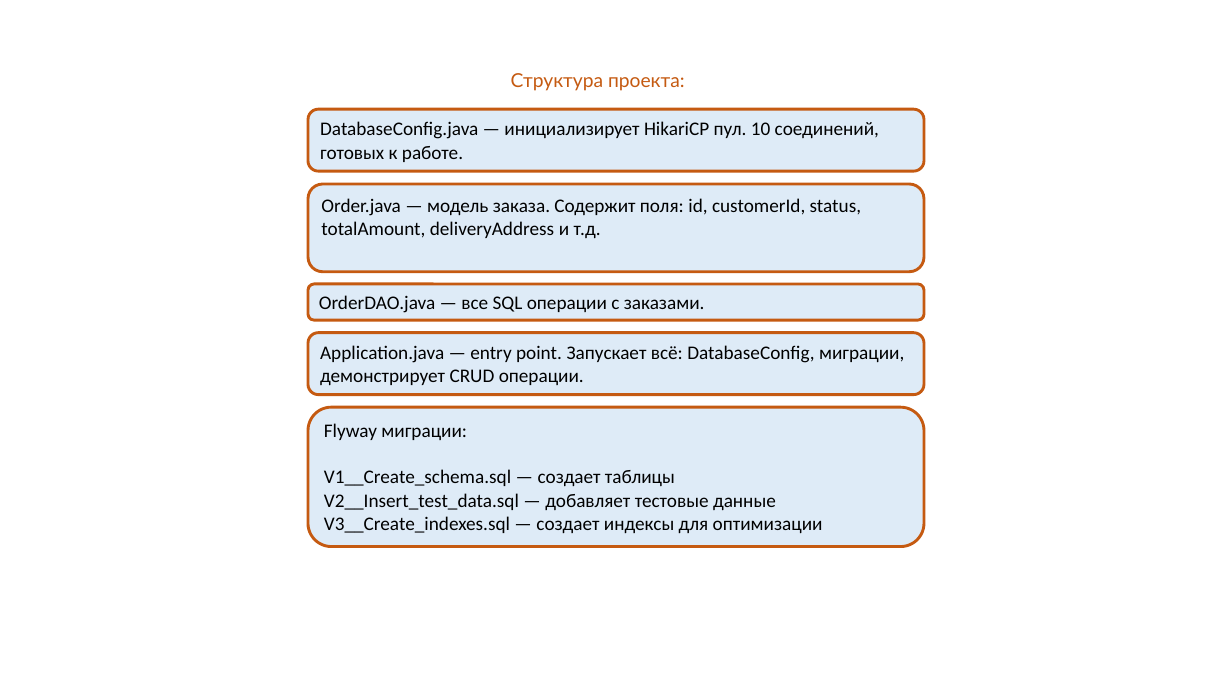
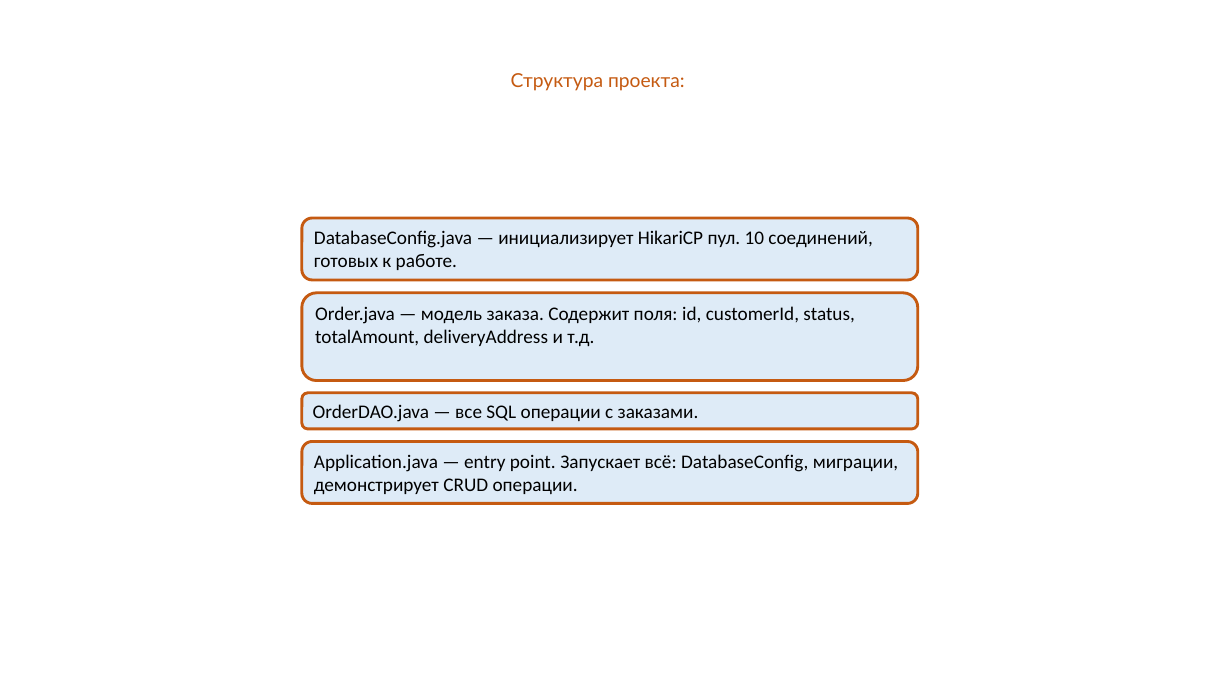
Before and after one commit to pak-ee/java-2025-jD2kZ, a slide deck: slide 16 of Team 35. JDBC/jdbc.pptx. Drawn at 1232x693 pixels with LibreOffice and Linux fonts; fonts in the diff are those of the drawing. Boxes give left, top, right and bottom in pixels: in the first picture for what was removed or moved away, otherwise in the second. Text is boxed around its words. In the diff, an @@ line names an element or a change of style, - is before the commit and + after.

```diff
--- a/Team 35. JDBC/jdbc.pptx
+++ b/Team 35. JDBC/jdbc.pptx
@@ rounded rectangle removed at [308, 408, 924, 547] @@
-Flyway миграции:
-V1__Create_schema.sql — создает таблицы
-V2__Insert_test_data.sql — добавляет тестовые данные
-V3__Create_indexes.sql — создает индексы для оптимизации
@@ 4 rounded rectangles: place and size @@
-4 rounded rectangles at [308, 109, 924, 395]
+4 rounded rectangles at [302, 218, 919, 504]
```
Also in this commit, not shown: 1 other file.
